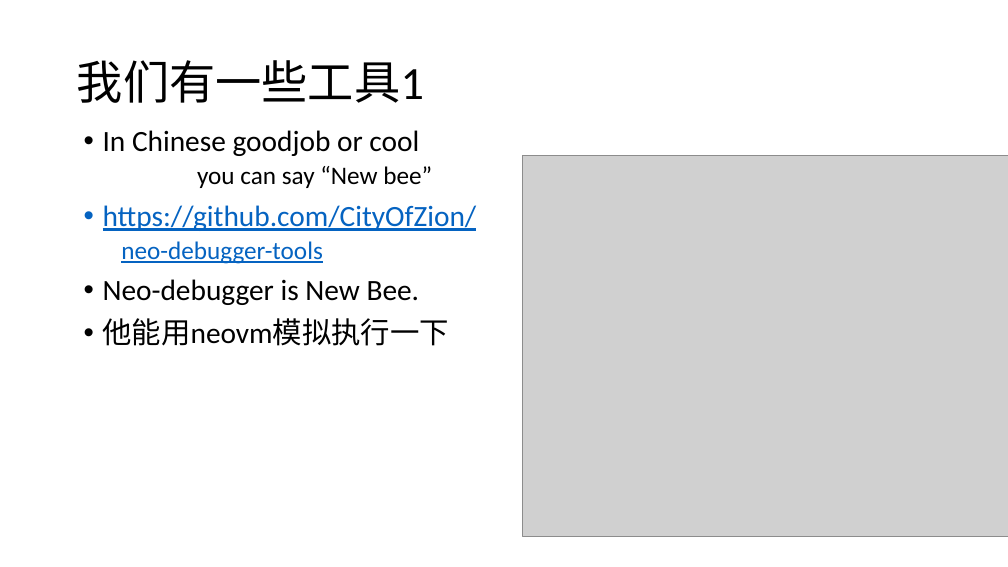
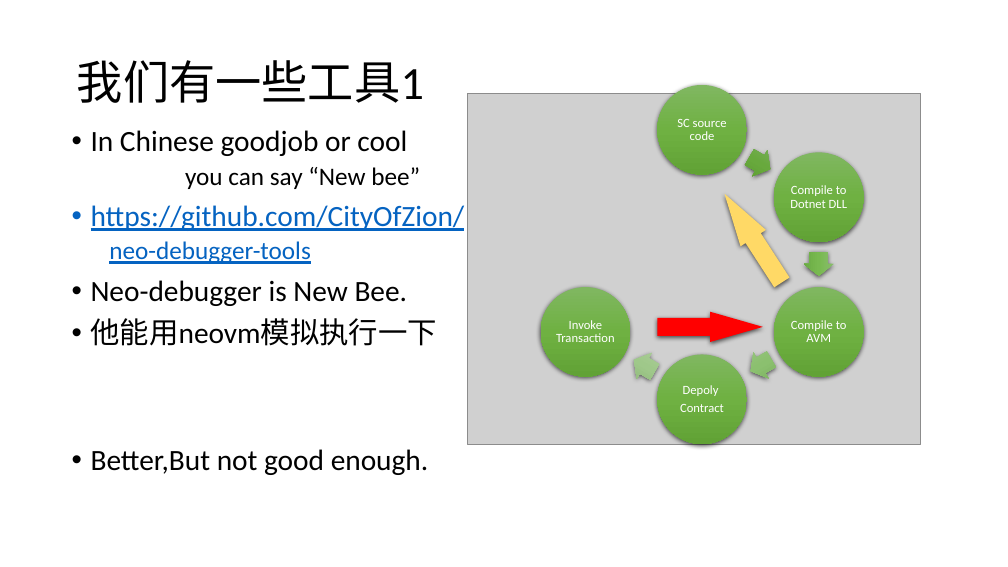
Before and after one commit to NewEconoLab/speech, a slide deck: slide 7 of lights/how to debug smartcontract(NEO).pptx. Drawn at 1008x567 pixels with LibreOffice and Linux fonts; fonts in the diff are those of the drawing; grey boxes stand for pictures. Boxes give left, top, right and bottom in pixels: in the first picture for what was removed or moved away, otherwise in the second. Text is boxed around its words. In the diff, an @@ line names an element or a change of style, - is before the commit and + after.

```diff
--- a/lights/how to debug smartcontract(NEO).pptx
+++ b/lights/how to debug smartcontract(NEO).pptx
@@ picture resized from (x1=523, y1=156, x2=1008, y2=536) to (x1=467, y1=93, x2=921, y2=444) @@
@@ text "In Chinese goodjob or cool" moved from (x1=103, y1=130, x2=477, y2=346) to (x1=91, y1=130, x2=465, y2=475) @@
@@ group added at (x1=541, y1=85, x2=864, y2=445): 11 freeform shapes @@
+SC source code
+Compile to Dotnet DLL
+Compile to AVM
+Depoly
+Contract
+Invoke Transaction
@@ text at (x1=91, y1=449, x2=429, y2=475): paragraph added @@
+• Better,But not good enough.
```
Also in this commit, not shown: 1 other slide changed, 4 slides added, 6 slides removed, 1 other file.
